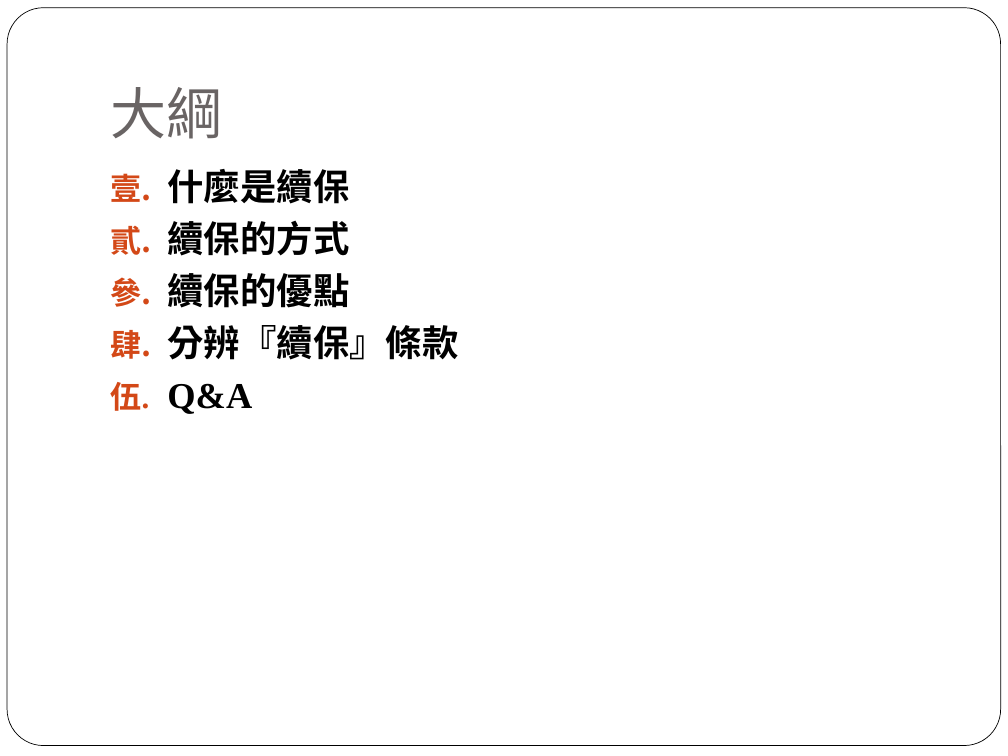
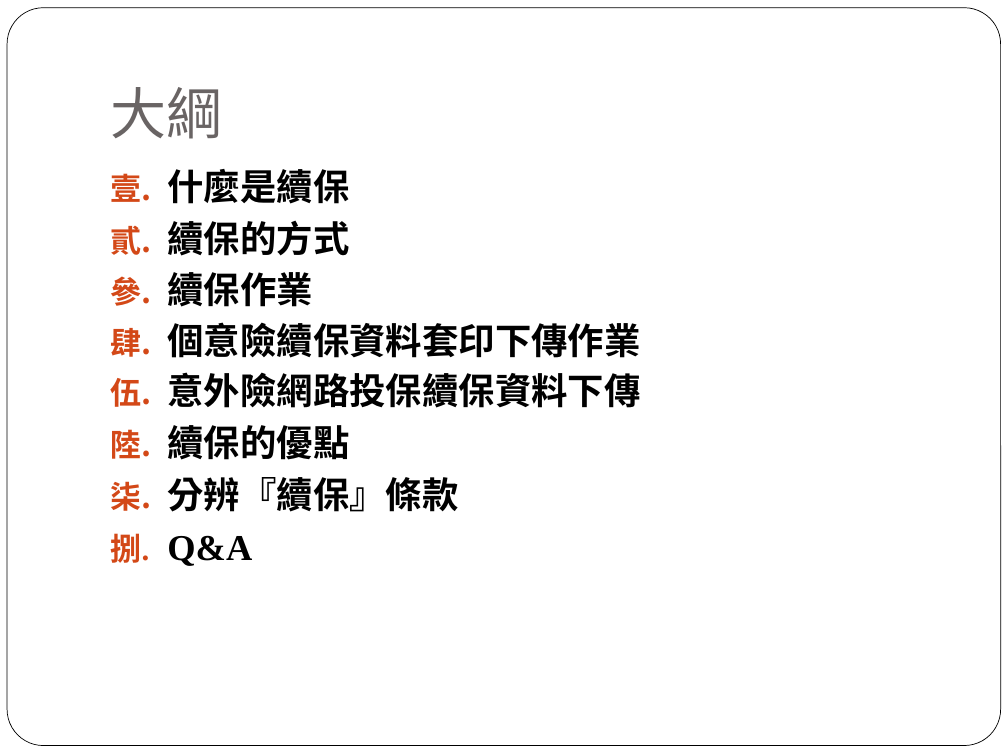
Before and after one commit to tale123456789/Resource, a slide deck: slide 2 of 續保作業.pptx. Drawn at 1008x756 pixels with LibreOffice and Linux fonts; fonts in the diff are those of the drawing. Boxes give left, top, right and bottom in pixels: in the first picture for what was removed or moved away, otherwise in the second. Text is boxed around its words. In the diff, an @@ line names an element or a change of style, - is before the commit and + after.

```diff
--- a/續保作業.pptx
+++ b/續保作業.pptx
@@ text at <box>167,272,640,408</box>: paragraphs added @@
+3. 續保作業
+4. 個意險續保資料套印下傳作業
+5. 意外險網路投保續保資料下傳
```
Also in this commit, not shown: 3 other slides changed, 6 slides added.
